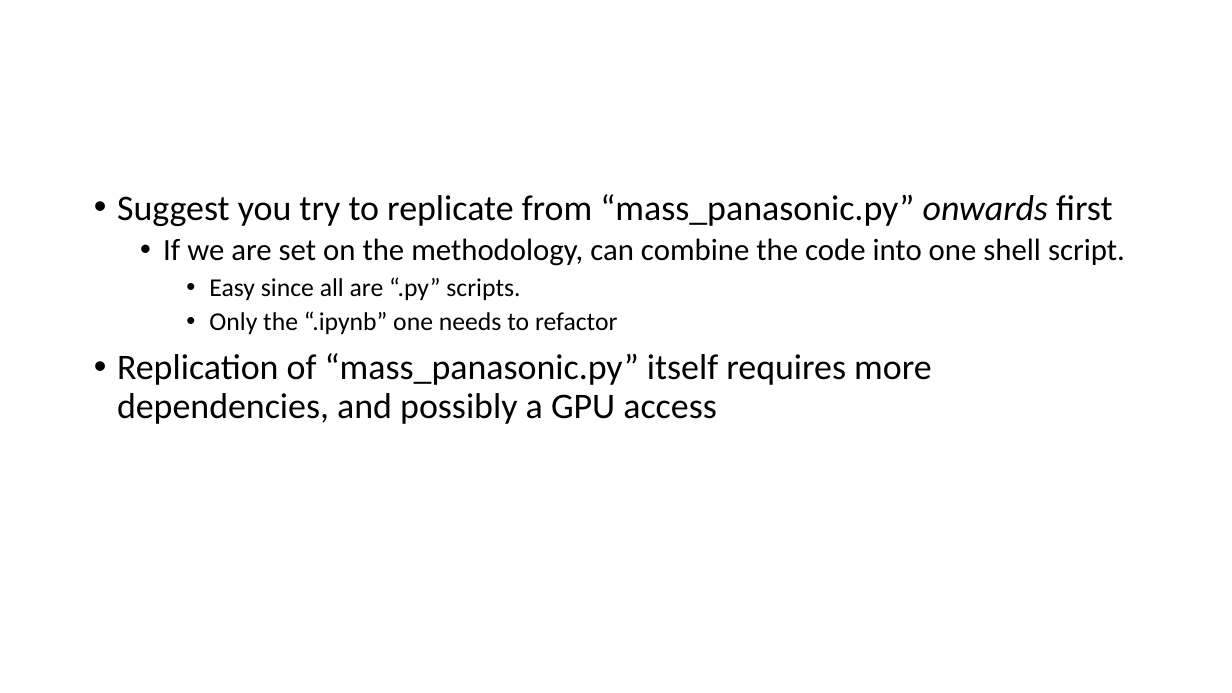
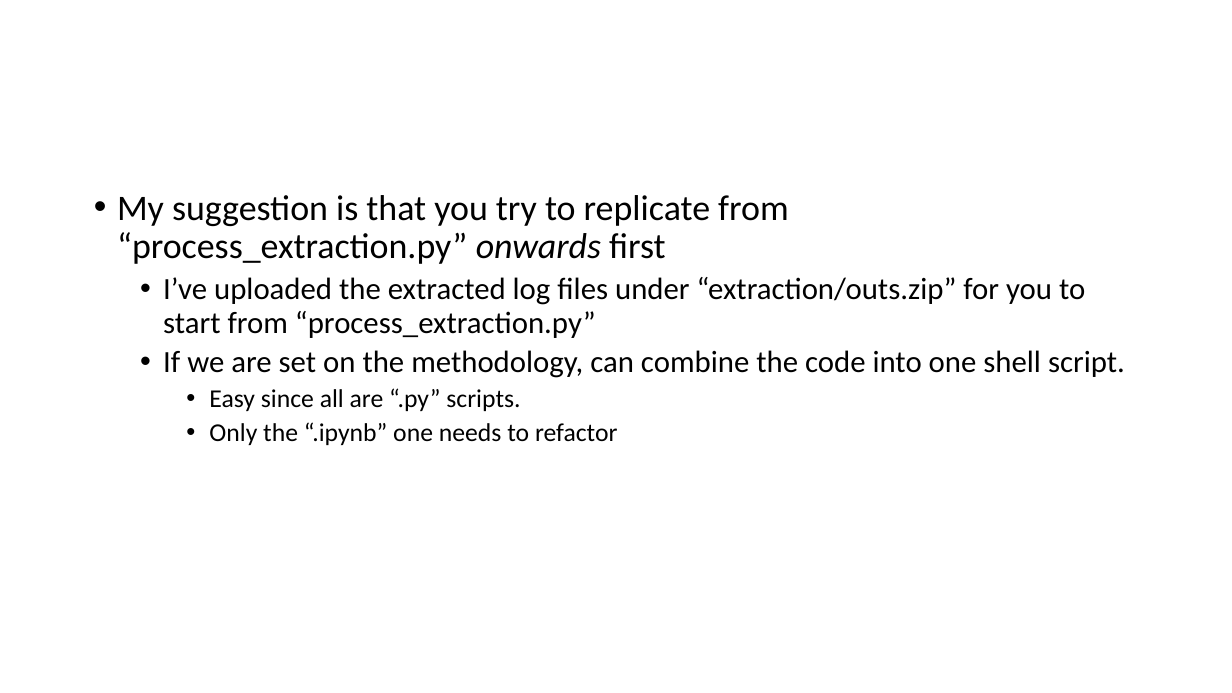
Before and after one commit to pauldebdeep9/Panasonic-IDS, a slide deck: slide 4 of documentation/20230505 Discussion 06/Questions about Replication.pptx. Drawn at 1232x693 pixels with LibreOffice and Linux fonts; fonts in the diff are those of the drawing. Boxes give left, top, right and bottom in pixels: in the first picture for what was removed or moved away, otherwise in the second. Text is boxed around its words. In the diff, an @@ line names an element or a change of style, - is before the commit and + after.

Commit message:
Upload extraction codes, update documentation

```diff
--- a/documentation/20230505 Discussion 06/Questions about Replication.pptx
+++ b/documentation/20230505 Discussion 06/Questions about Replication.pptx
@@ text at bbox=[117, 195, 1085, 338]: text changed; size 28 to 24 pt @@
-• Suggest you try to replicate from “mass_panasonic.py” onwards first
+• My suggestion is that you try to replicate from “process_extraction.py” onwards first
+  • I’ve uploaded the extracted log files under “extraction/outs.zip” for you to start from “process_extraction.py”
@@ text at bbox=[117, 353, 931, 424]: paragraph removed @@
-• Replication of “mass_panasonic.py” itself requires more dependencies, and possibly a GPU access
```
Also in this commit, not shown: 2 other slides changed, 6 other files.
